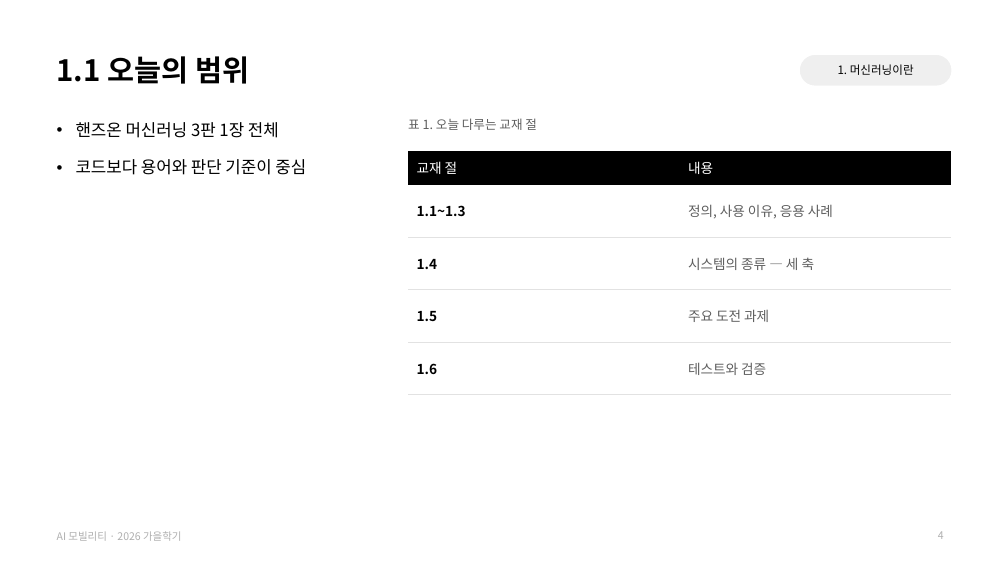
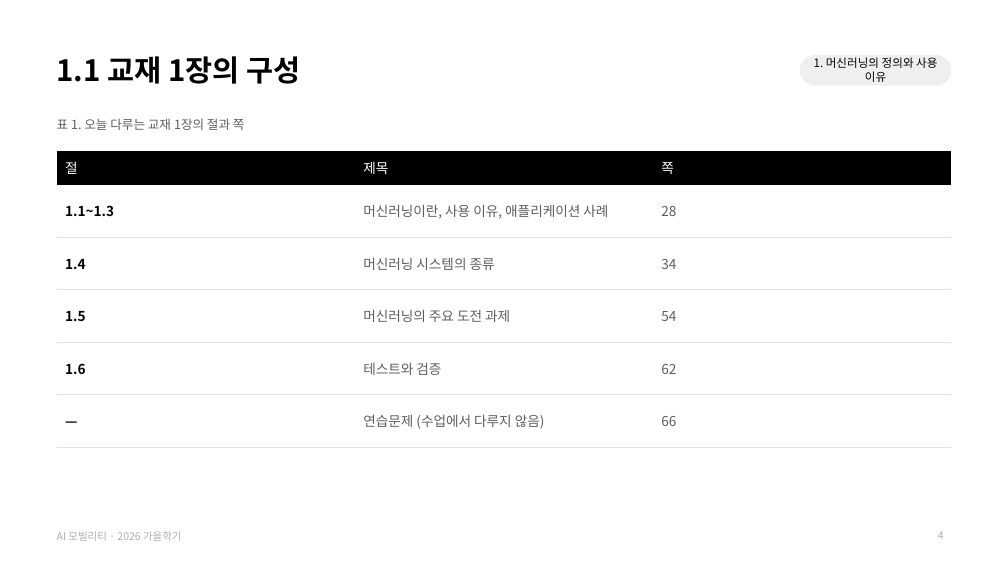
Before and after one commit to jihoyeo/ai-mobility, a slide deck: slide 4 of slides/week02/AI모빌리티_02_머신러닝개요.pptx. Drawn at 1008x567 pixels with LibreOffice and Linux fonts; fonts in the diff are those of the drawing. Boxes give left, top, right and bottom in pixels: in the first picture for what was removed or moved away, otherwise in the second. Text is boxed around its words. In the diff, an @@ line names an element or a change of style, - is before the commit and + after.

```diff
--- a/slides/week02/AI모빌리티_02_머신러닝개요.pptx
+++ b/slides/week02/AI모빌리티_02_머신러닝개요.pptx
@@ title at bbox=[57, 56, 300, 84]: text changed @@
-1.1 오늘의 범위
+1.1 교재 1장의 구성
@@ text at bbox=[814, 57, 937, 82]: text changed @@
-1. 머신러닝이란
+1. 머신러닝의 정의와 사용 이유
@@ text at bbox=[57, 118, 245, 130]: text changed @@
-표 1. 오늘 다루는 교재 절
+표 1. 오늘 다루는 교재 1장의 절과 쪽
@@ text removed at bbox=[76, 122, 306, 175] @@
-• 핸즈온 머신러닝 3판 1장 전체
-• 코드보다 용어와 판단 기준이 중심
@@ table at bbox=[57, 151, 951, 448] @@
-교재 절 | 내용
-1.1~1.3 | 정의, 사용 이유, 응용 사례
-1.4 | 시스템의 종류 — 세 축
-1.5 | 주요 도전 과제
-1.6 | 테스트와 검증
+절 | 제목 | 쪽
+1.1~1.3 | 머신러닝이란, 사용 이유, 애플리케이션 사례 | 28
+1.4 | 머신러닝 시스템의 종류 | 34
+1.5 | 머신러닝의 주요 도전 과제 | 54
+1.6 | 테스트와 검증 | 62
+— | 연습문제 (수업에서 다루지 않음) | 66
@@ table: place and size @@
-table at bbox=[408, 151, 951, 395]
+table at bbox=[57, 151, 951, 448]
```
Also in this commit, not shown: 21 other slides changed, 4 slides added, 1 slide removed, 20 other files.
